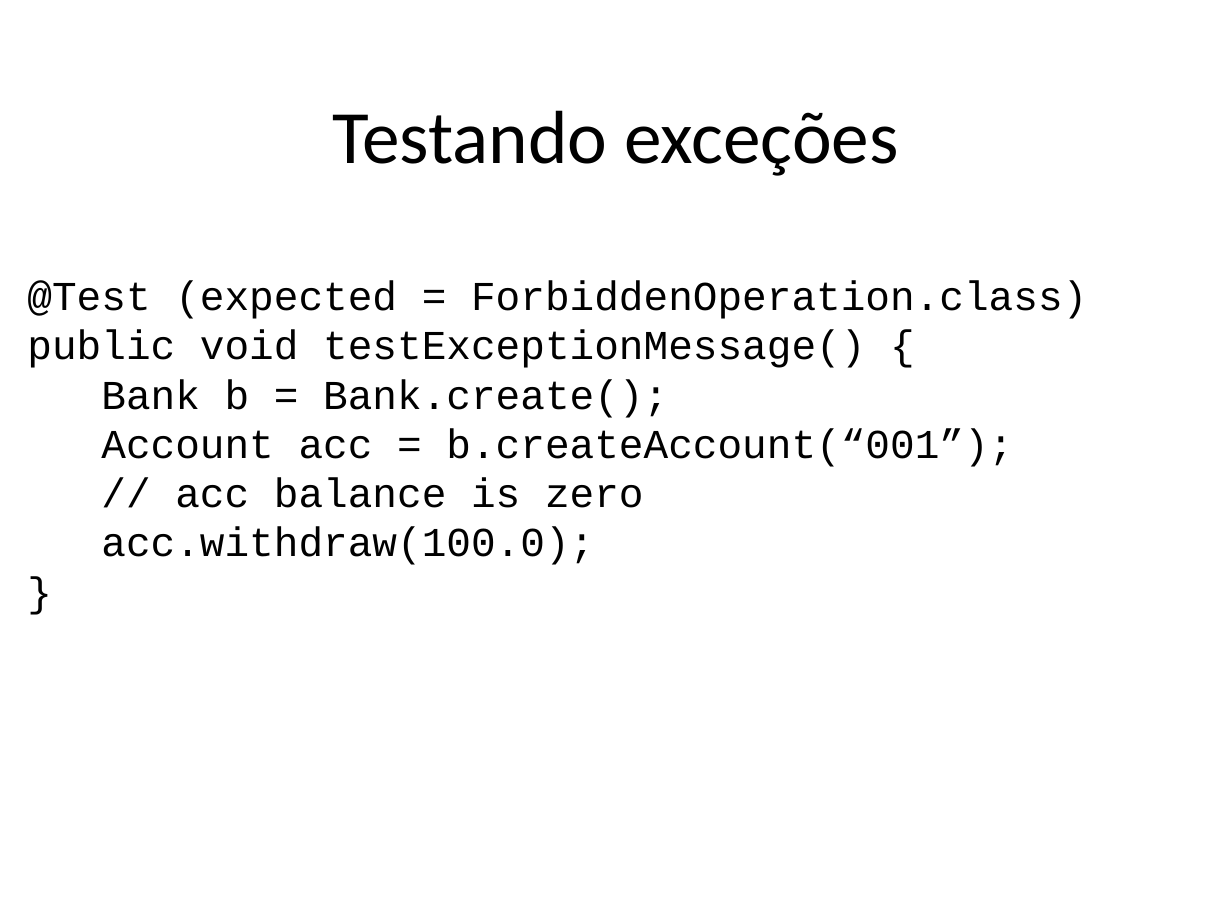
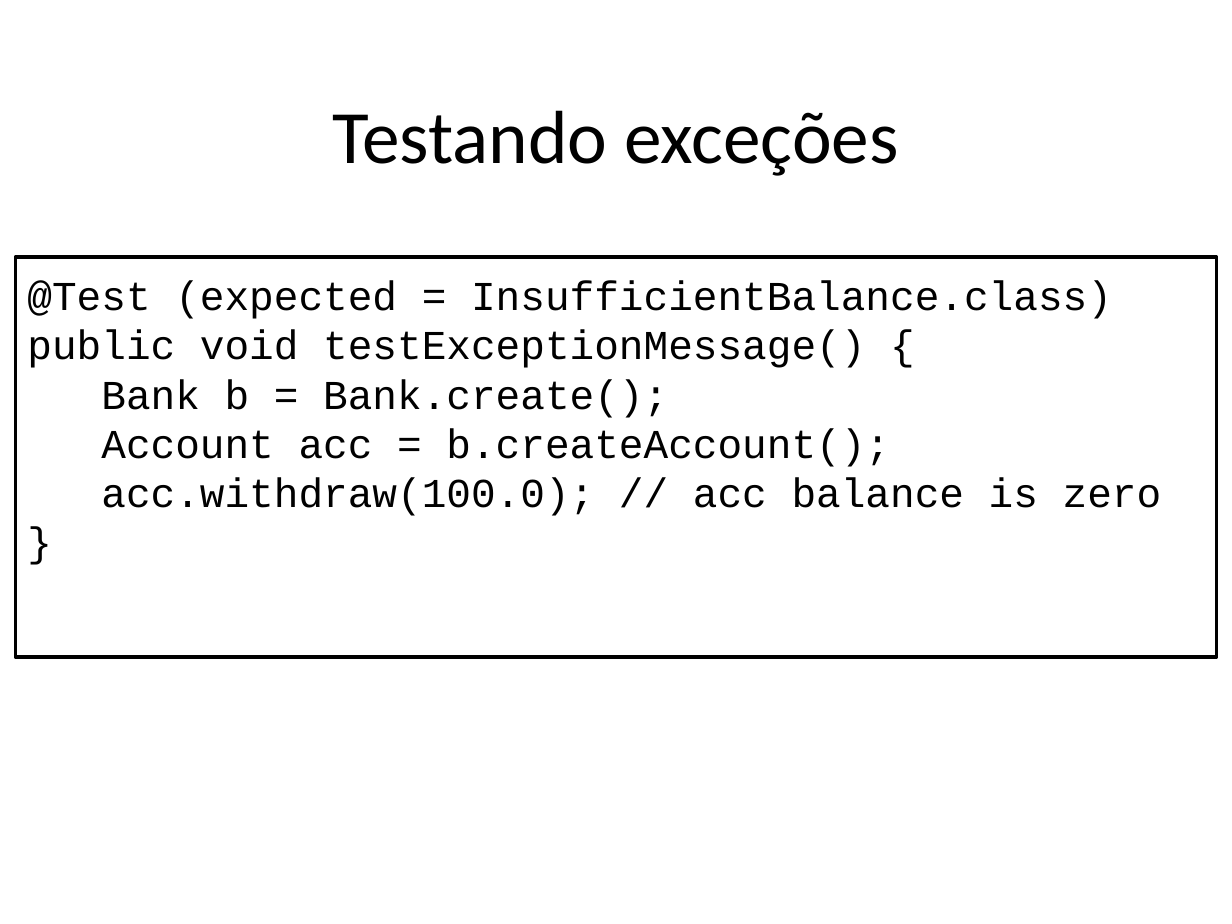
Before and after one commit to STAR-RG/testing-cin, a slide deck: slide 45 of slides.pptx (slide 44 before the commit). Drawn at 1232x924 pixels with LibreOffice and Linux fonts; fonts in the diff are those of the drawing. Boxes give left, top, right and bottom in pixels: in the first picture for what was removed or moved away, otherwise in the second. Text is boxed around its words. In the diff, an @@ line names an element or a change of style, - is before the commit and + after.

```diff
--- a/slides.pptx
+++ b/slides.pptx
@@ rectangle "@Test (expected = InsufficientBalance.class)" resized from (x1=27, y1=280, x2=1087, y2=565) to (x1=15, y1=257, x2=1216, y2=658) @@
@@ rectangle "@Test (expected = InsufficientBalance.class)" at (x1=15, y1=257, x2=1216, y2=658): fill none to #FFFFFF; outline none to #000000 2 pt @@
@@ text in rectangle at (x1=27, y1=280, x2=1112, y2=319): text changed @@
-@Test (expected = ForbiddenOperation.class)
+@Test (expected = InsufficientBalance.class)
@@ text in rectangle at (x1=101, y1=428, x2=1162, y2=516): text changed @@
-Account acc = b.createAccount(“001”);
-// acc balance is zero
-acc.withdraw(100.0);
+Account acc = b.createAccount();
+acc.withdraw(100.0); // acc balance is zero
```
Also in this commit, not shown: 17 other slides changed, 5 slides added, 1 slide removed.
